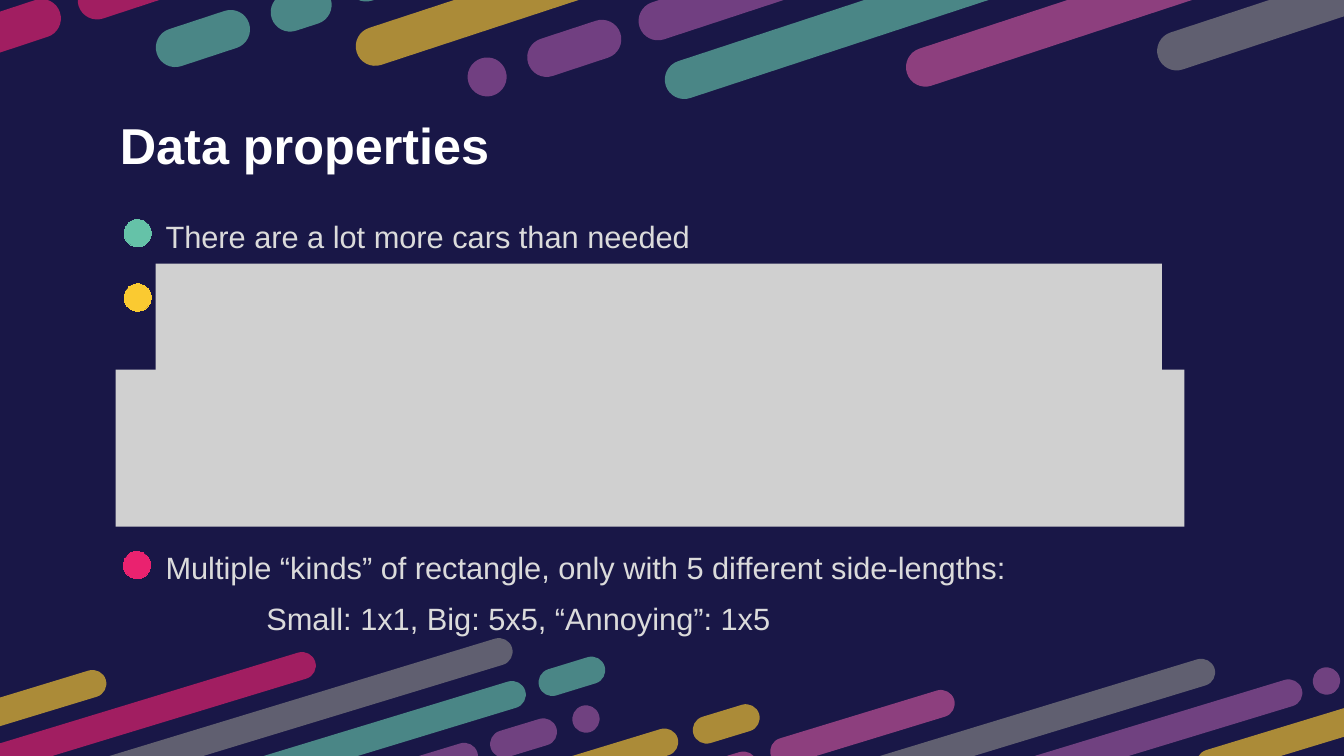
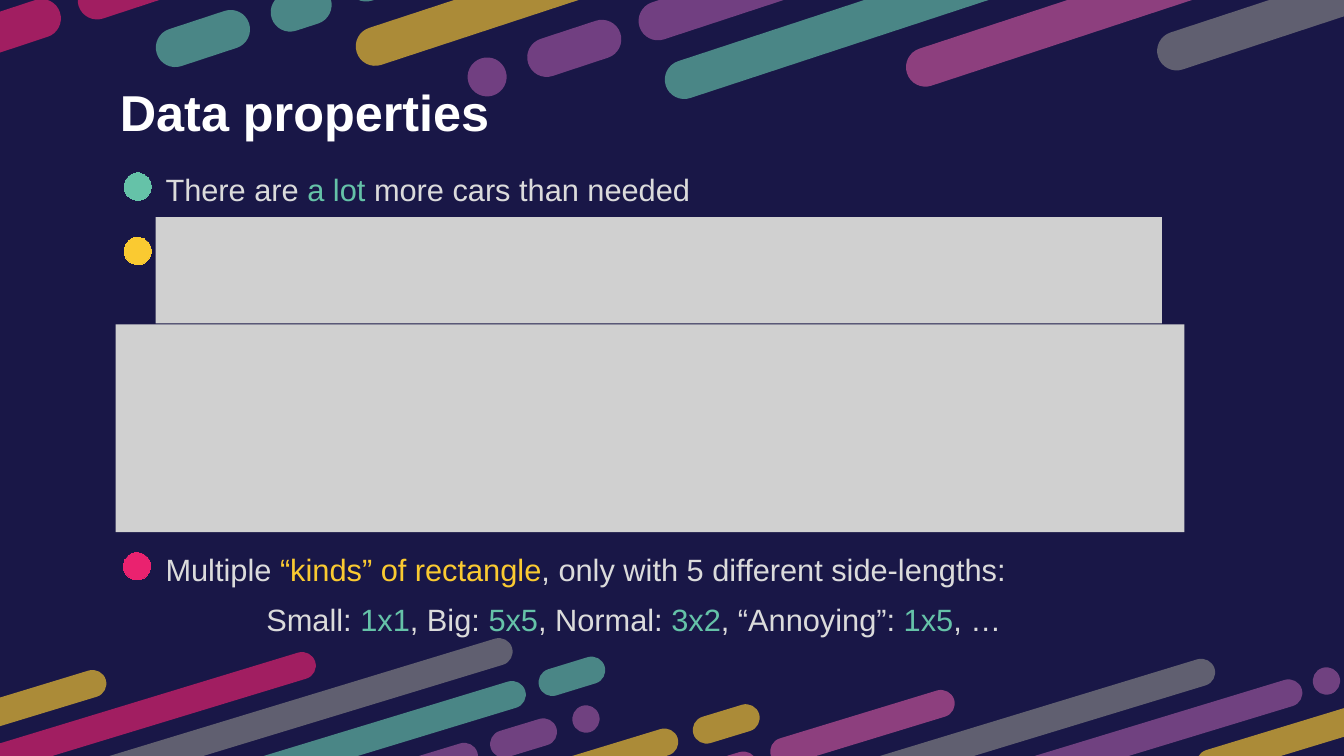
Before and after one commit to htnminh/optimization-project, a slide deck: slide 21 of presentation/General 2D Bin Packing Problem.pptx. Drawn at 1344x756 pixels with LibreOffice and Linux fonts; fonts in the diff are those of the drawing; grey boxes stand for pictures. Boxes give left, top, right and bottom in pixels: in the first picture for what was removed or moved away, otherwise in the second. Text is boxed around its words. In the diff, an @@ line names an element or a change of style, - is before the commit and + after.

Commit message:
fix the figures and the slide

```diff
--- a/presentation/General 2D Bin Packing Problem.pptx
+++ b/presentation/General 2D Bin Packing Problem.pptx
@@ text "Data properties": place and size @@
-text "Data properties" at <box>120,127,489,174</box>
+text "Data properties" at <box>120,91,489,141</box>
@@ text "There are a lot more ..." at <box>166,178,690,202</box>: text colour #DBDBDB to #65C2A8 in "a lot" @@
@@ 2 freeform shapes, 1 text, 1 picture: place and size @@
-2 freeform shapes, 1 text, 1 picture at <box>120,215,1162,370</box>
+2 freeform shapes, 1 text, 1 picture at <box>120,169,1162,324</box>
@@ picture: place and size @@
-picture at <box>116,370,1185,527</box>
+picture at <box>116,325,1185,532</box>
@@ freeform shape at <box>119,548,155,584</box>: outline redrawn @@
@@ text at <box>166,558,1005,586</box>: text colour #DBDBDB to #FACA31 in "“kinds” of rectangle," @@
@@ text at <box>266,608,962,637</box>: text changed @@
-Small: 1x1, Big: 5x5, “Annoying”: 1x5
+Small: 1x1, Big: 5x5, Normal: 3x2, “Annoying”: 1x5, …
```
Also in this commit, not shown: 13 other slides changed, 5 slides added, 19 other files.
